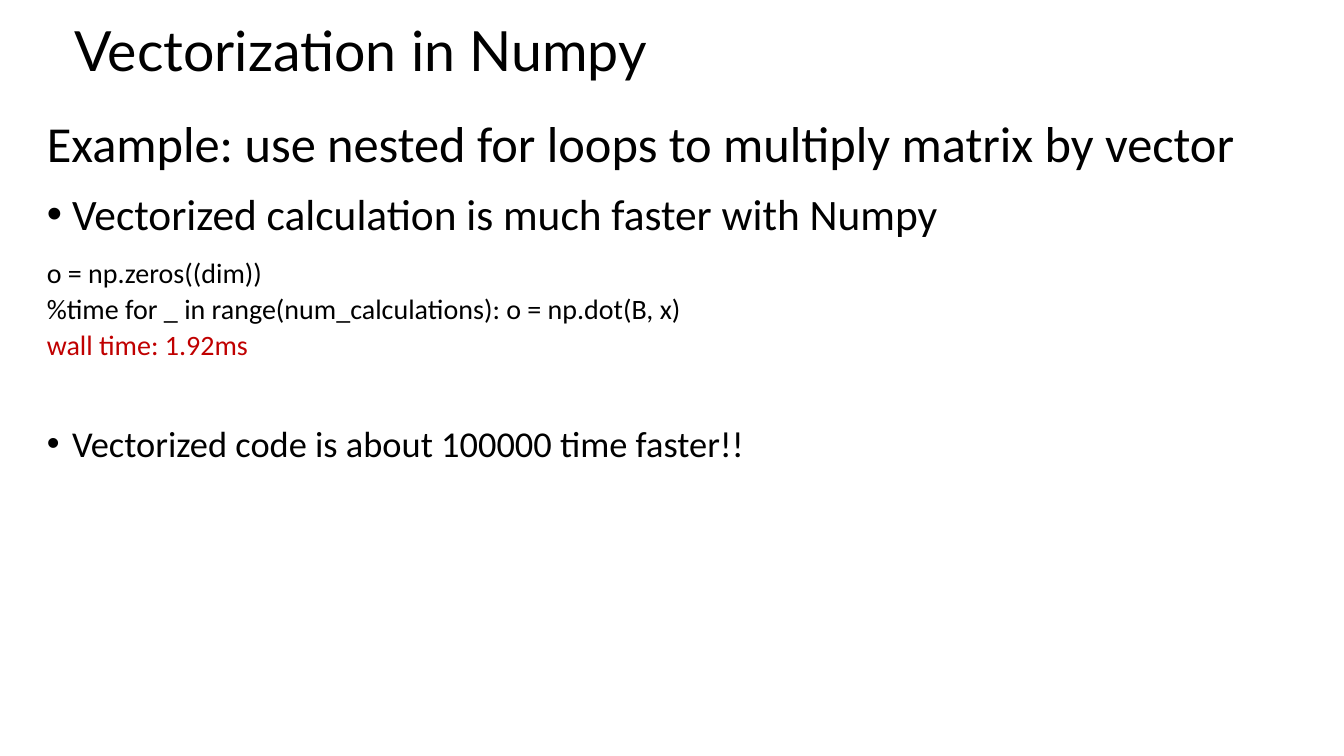
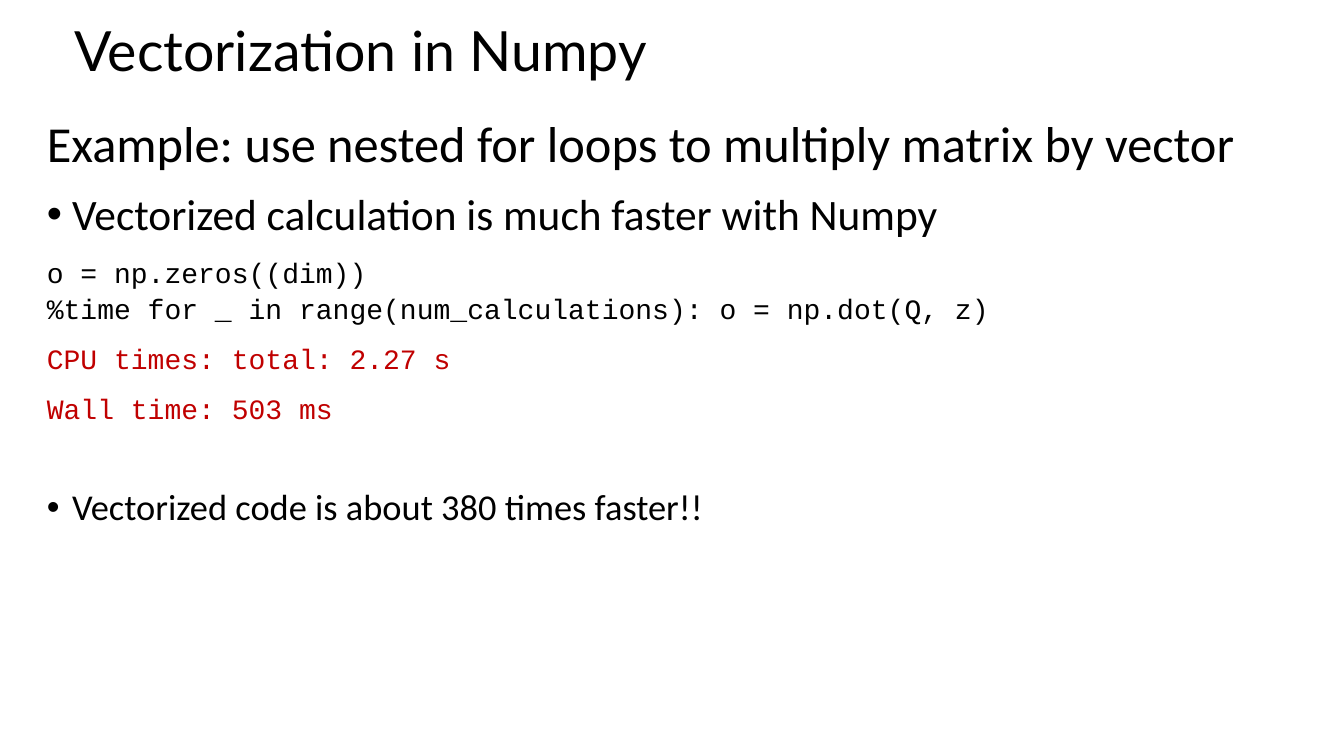
Before and after one commit to StephenElston/CSCI-E25, a slide deck: slide 35 of SupplementaryMaterial/ReviewOfLinearAlgebra.pptx (slide 34 before the commit). Drawn at 1344x756 pixels with LibreOffice and Linux fonts; fonts in the diff are those of the drawing. Boxes give left, top, right and bottom in pixels: in the first picture for what was removed or moved away, otherwise in the second. Text is boxed around its words. In the diff, an @@ line names an element or a change of style, - is before the commit and + after.

```diff
--- a/SupplementaryMaterial/ReviewOfLinearAlgebra.pptx
+++ b/SupplementaryMaterial/ReviewOfLinearAlgebra.pptx
@@ text at [47, 263, 366, 289]: font Calibri to Courier New in "o = np.zeros((dim))" @@
@@ text at [47, 299, 989, 521]: text changed; font Calibri to Courier New @@
-%time for _ in range(num_calculations): o = np.dot(B, x)
-wall time: 1.92ms
-• Vectorized code is about 100000 time faster!!
+%time for _ in range(num_calculations): o = np.dot(Q, z)
+CPU times: total: 2.27 s
+Wall time: 503 ms
+• Vectorized code is about 380 times faster!!
```
Also in this commit, not shown: 3 other slides changed, 1 slide added.
